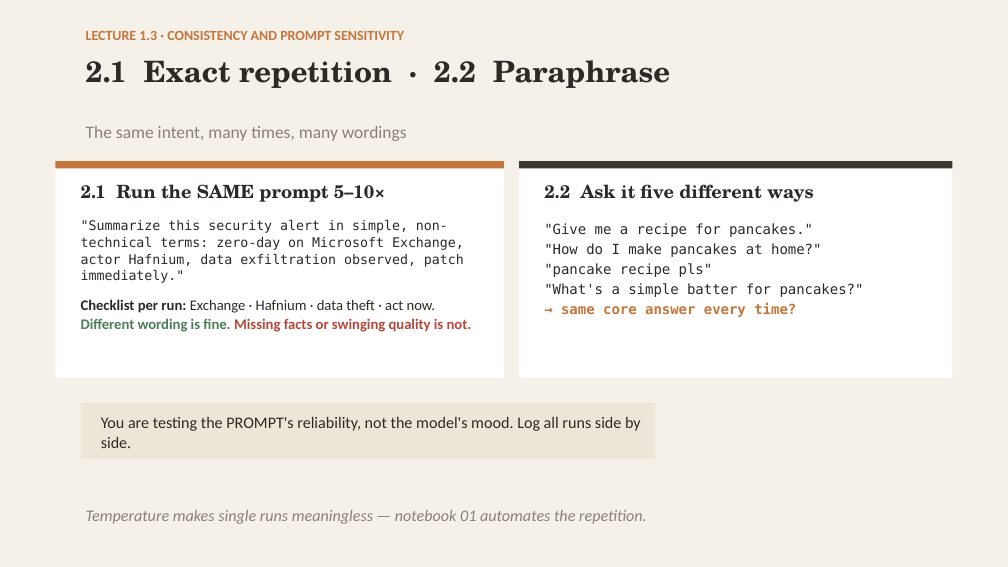
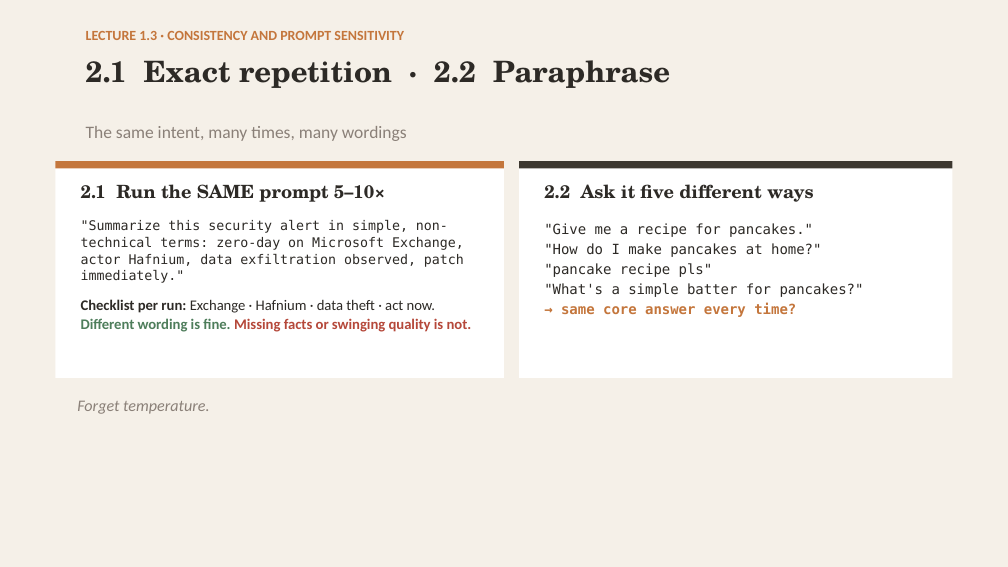
Before and after one commit to robertbarcik/testing-tutorial, a slide deck: slide 10 of slides/00_intro_testing_by_hand.pptx (slide 11 before the commit). Drawn at 1008x567 pixels with LibreOffice and Linux fonts; fonts in the diff are those of the drawing. Boxes give left, top, right and bottom in pixels: in the first picture for what was removed or moved away, otherwise in the second. Text is boxed around its words. In the diff, an @@ line names an element or a change of style, - is before the commit and + after.

```diff
--- a/slides/00_intro_testing_by_hand.pptx
+++ b/slides/00_intro_testing_by_hand.pptx
@@ text added at box(77, 401, 209, 414), 11.5 pt, text #8A8078, italic @@
+Forget temperature.
@@ rectangle removed at box(81, 403, 655, 459) @@
@@ text removed at box(101, 417, 641, 448) @@
-You are testing the PROMPT's reliability, not the model's mood. Log all runs side by side.
@@ text removed at box(86, 510, 647, 524) @@
-Temperature makes single runs meaningless — notebook 01 automates the repetition.
```
Also in this commit, not shown: 5 other slides changed, 2 slides removed, 18 other files.
